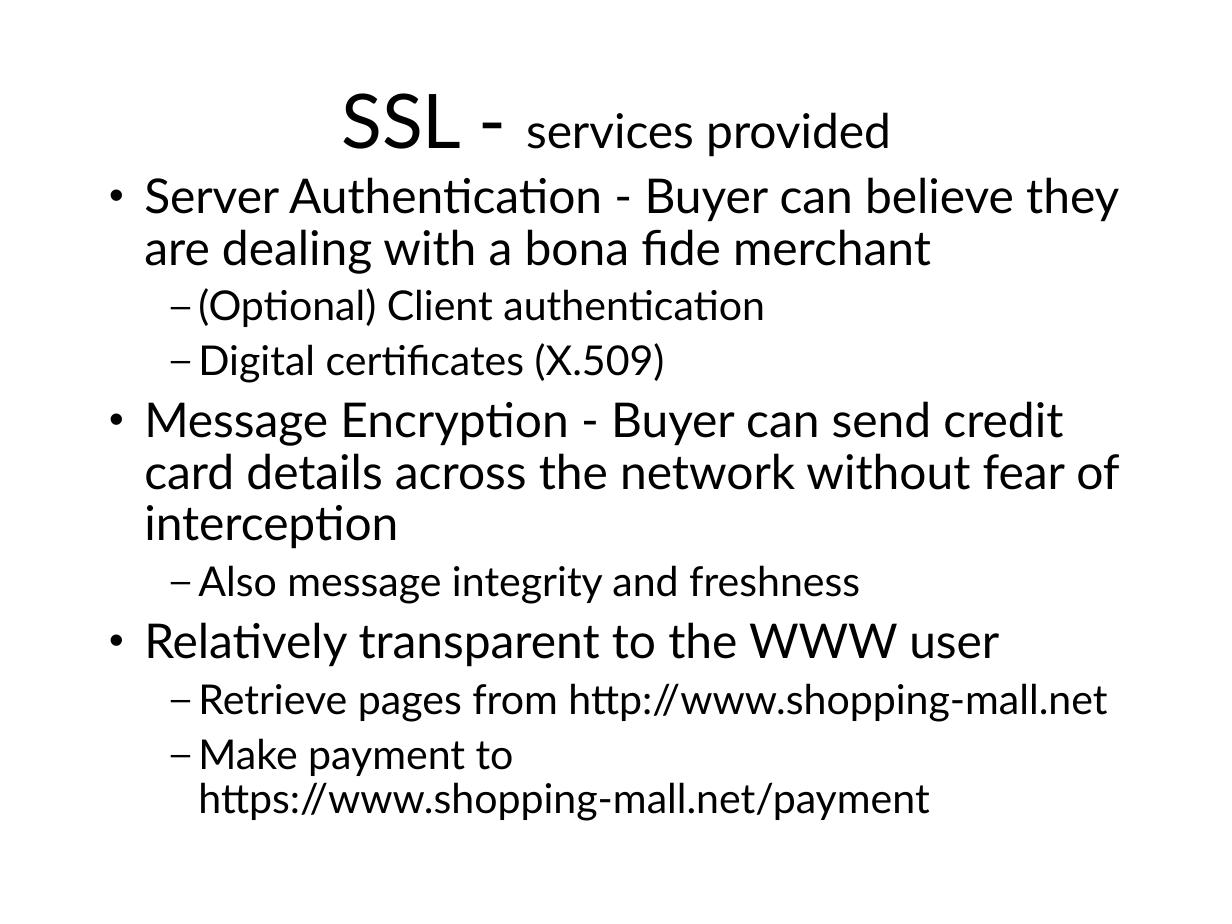
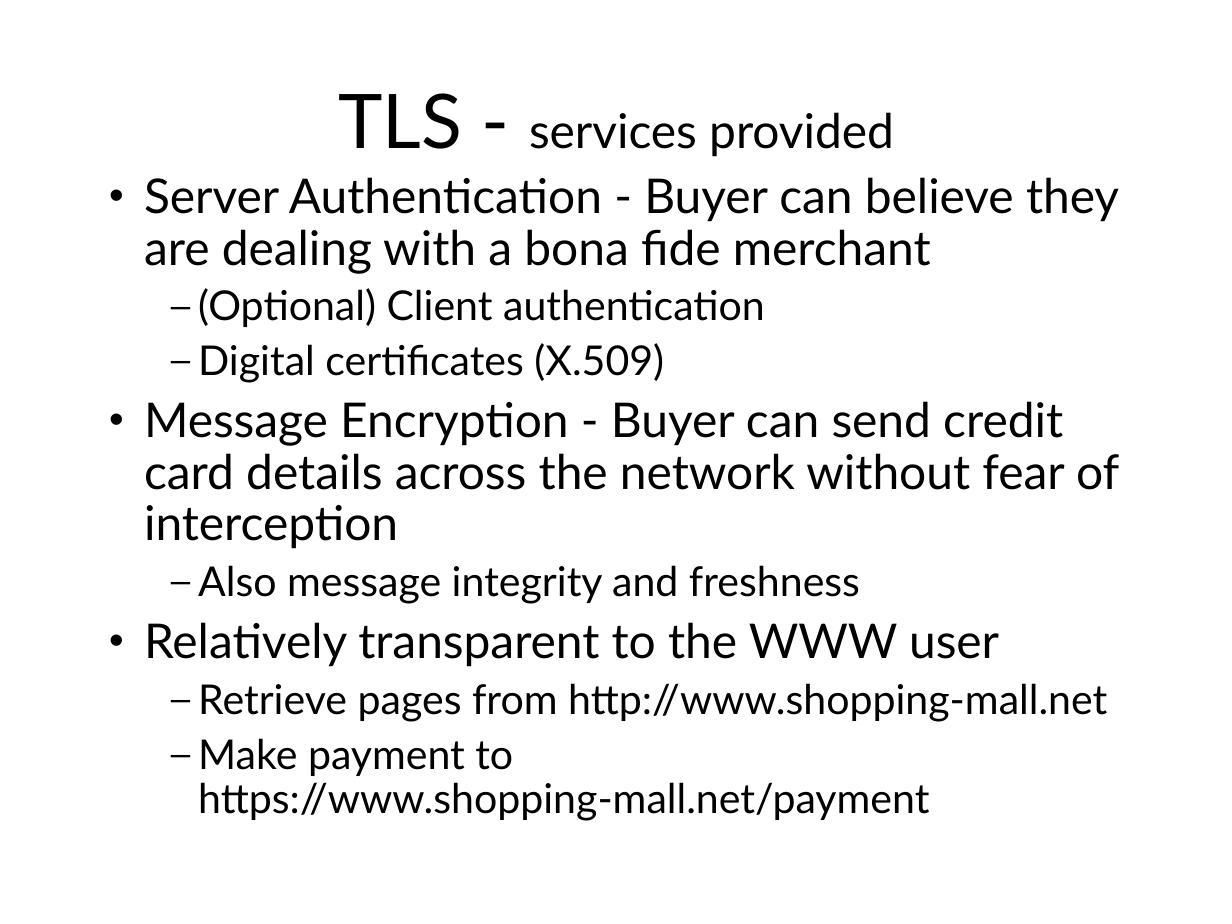
Before and after one commit to sftcd/cs7053, a slide deck: slide 45 of lectures/04-protocols/04-protocols.ppt. Drawn at 1232x924 pixels with LibreOffice and Linux fonts; fonts in the diff are those of the drawing. Boxes give left, top, right and bottom in pixels: in the first picture for what was removed or moved away, otherwise in the second. Text is boxed around its words. In the diff, an @@ line names an element or a change of style, - is before the commit and + after.

```diff
--- a/lectures/04-protocols/04-protocols.ppt
+++ b/lectures/04-protocols/04-protocols.ppt
@@ text at bbox=[338, 93, 894, 157]: text changed @@
-SSL - services provided
+TLS - services provided
```
Also in this commit, not shown: 8 other slides changed.
